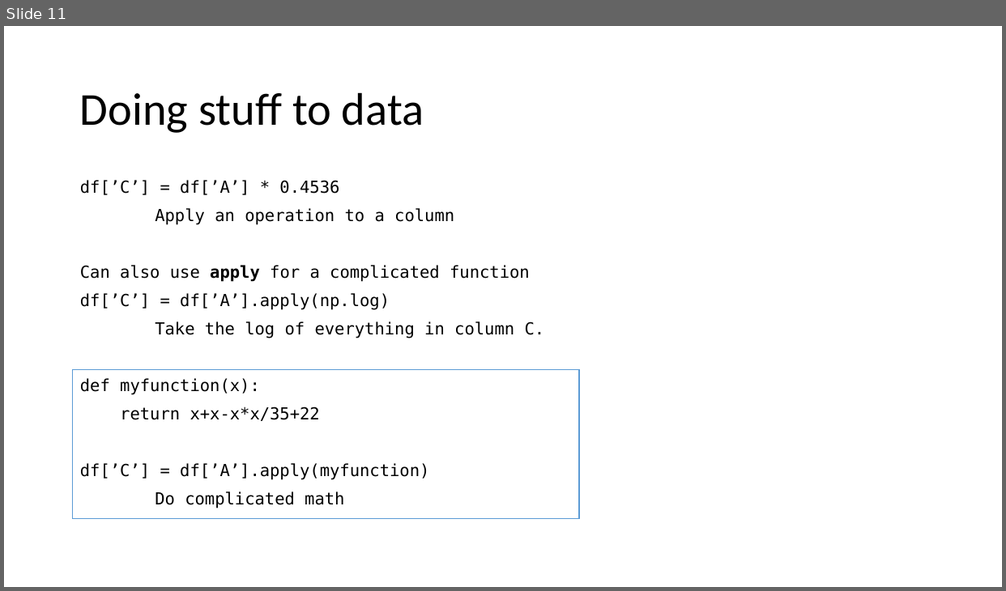
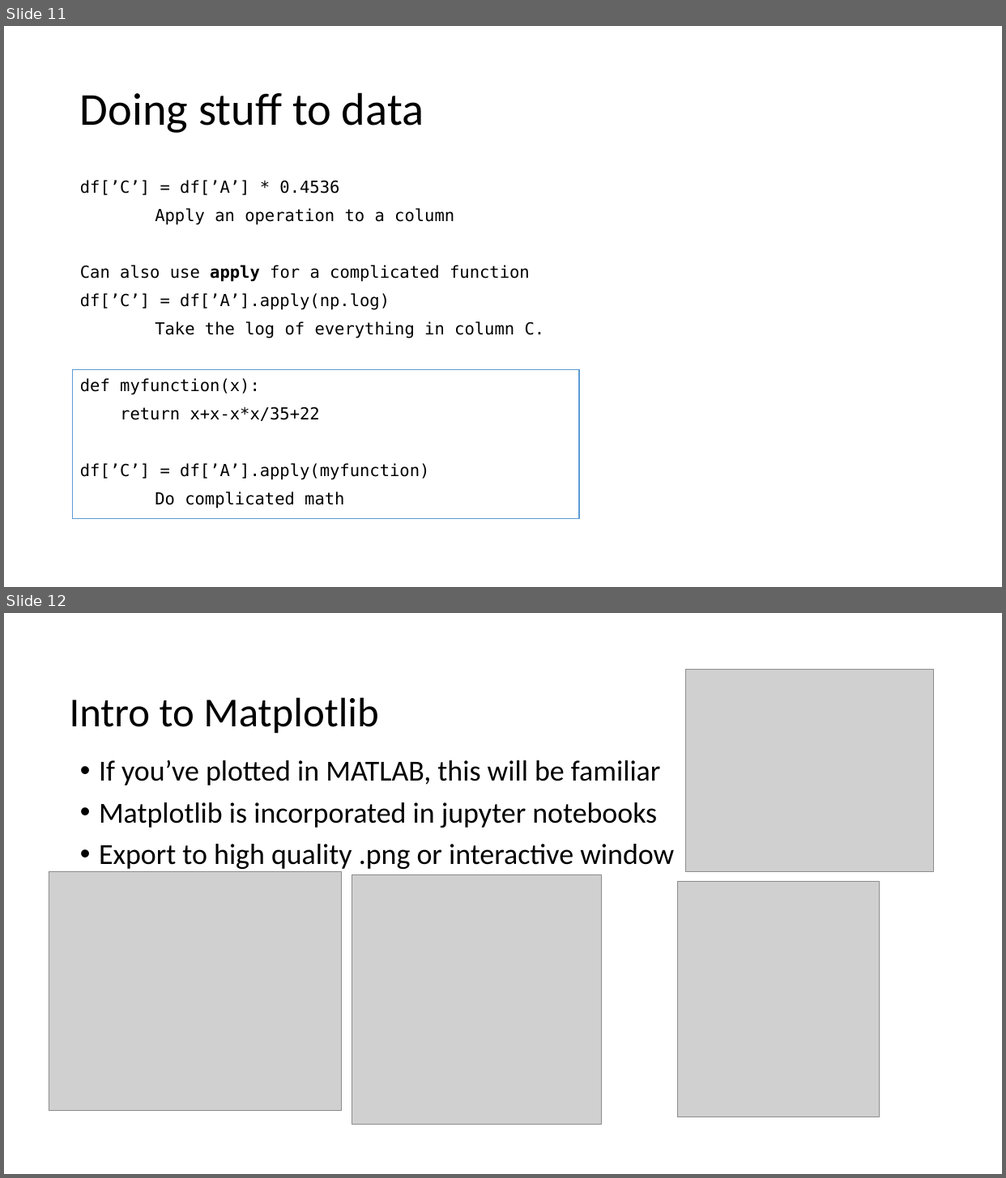
Before and after one commit to LimnoTech/Python-Data-Analysis-Course, a slide deck: Day2/UsingPandas/Introduction to Pandas.pptx. Shown one above the other, each under a label of ours: slide 11 before the commit, slides 11 and 12 after it. The pictures are 1006x591 and 1006x1178 pixels, drawn with LibreOffice and Linux fonts; fonts in the diff are those of the drawing; grey boxes stand for pictures. Boxes give left, top, right and bottom in pixels: in the first picture for what was removed or moved away, otherwise in the second. Text is boxed around its words. In the diff, an @@ line names an element or a change of style, - is before the commit and + after.

```diff
--- a/Day2/UsingPandas/Introduction to Pandas.pptx
+++ b/Day2/UsingPandas/Introduction to Pandas.pptx
@@ slide 12 added at [4, 613, 1002, 1174], background #FFFFFF @@
@@ picture added at [686, 669, 934, 872] @@
@@ title added at [70, 697, 378, 734], 39.6 pt, text #000000 @@
+Intro to Matplotlib
@@ text added at [99, 760, 674, 872], 28 pt, text #000000 @@
+• If you’ve plotted in MATLAB, this will be familiar
+• Matplotlib is incorporated in jupyter notebooks
+• Export to high quality .png or interactive window
@@ picture added at [49, 872, 342, 1112] @@
@@ picture added at [352, 875, 602, 1124] @@
@@ picture added at [678, 882, 879, 1118] @@
```
Also in this commit, not shown: 3 other slides added, 25 other files.
